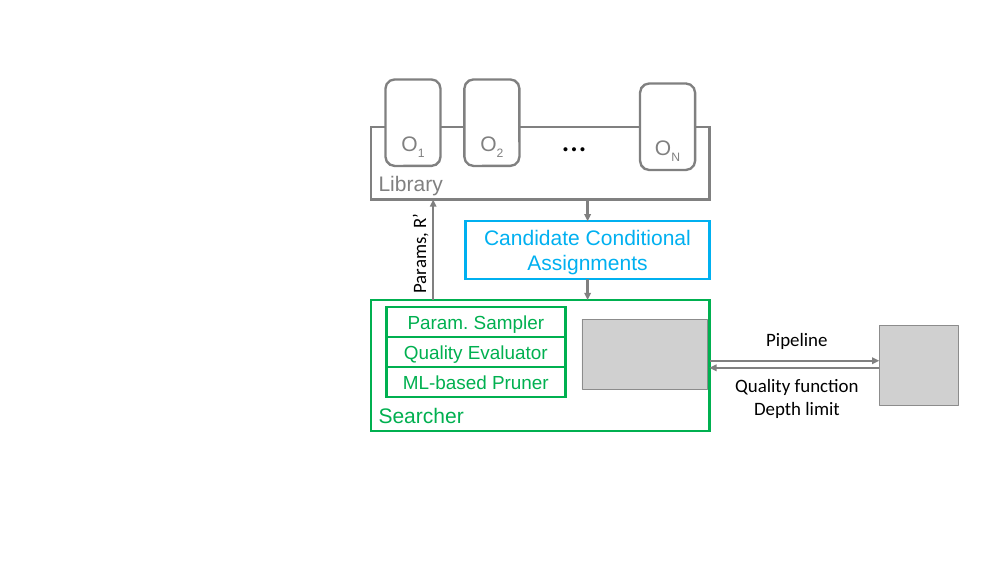
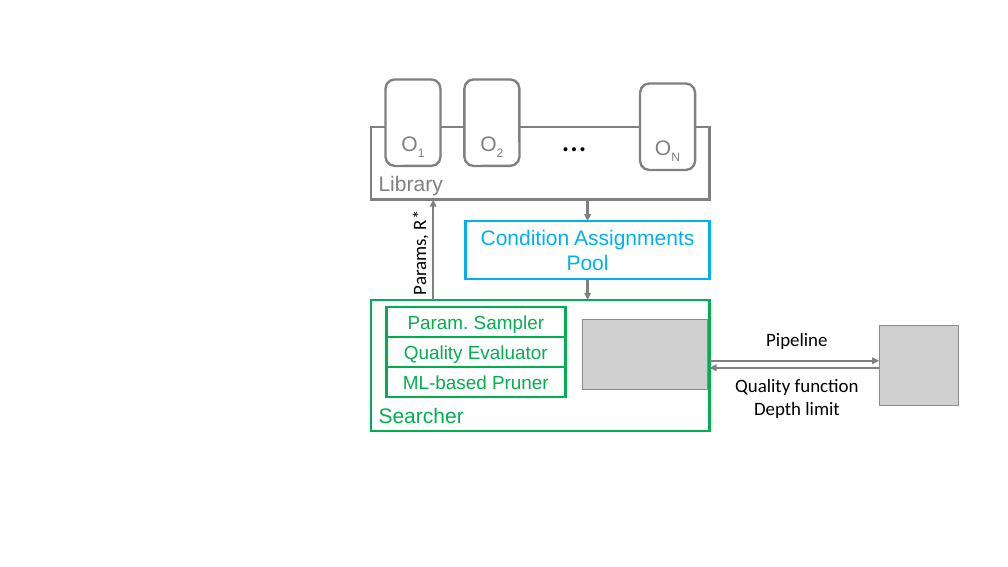
Before and after one commit to sjyk/alphaclean-paper, a slide deck: slide 4 of figures/figs.pptx. Drawn at 1008x567 pixels with LibreOffice and Linux fonts; fonts in the diff are those of the drawing; grey boxes stand for pictures. Boxes give left, top, right and bottom in pixels: in the first picture for what was removed or moved away, otherwise in the second. Text is boxed around its words. In the diff, an @@ line names an element or a change of style, - is before the commit and + after.

```diff
--- a/figures/figs.pptx
+++ b/figures/figs.pptx
@@ text at (x1=408, y1=212, x2=431, y2=293): text changed @@
-Params, R’
+Params, R*
@@ text in rectangle at (x1=481, y1=229, x2=694, y2=271): text changed @@
-Candidate Conditional Assignments
+Condition Assignments Pool
```
Also in this commit, not shown: 1 other file.
